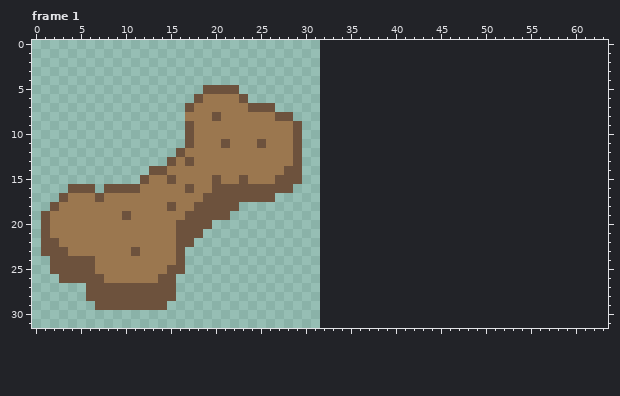
Edited in one commit: pixel-art file (assets/sprite_croquette.aseprite). Above is the file before it was changed.
32x32 pixels, 1 frame. Shown: frame 1. The old version is drawn lined up with the new one, on the new canvas. The commit also changed other frames, which this record leaves out.
And afterwards:
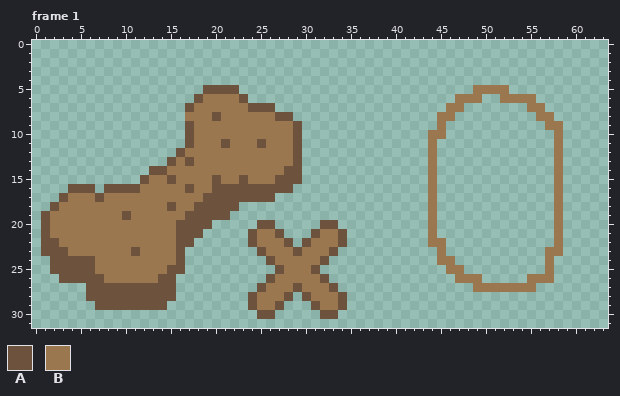
Palette (. is transparent): A #6d523d  B #9b774f
Edits made:
canvas 32x32 -> 64x32
--- frame 1
@@ x 22..60 @@
  4 .......................................
- 5 A......................................
- 6 BA.....................................
- 7 BBAAA..................................
- 8 BBBBBAA................................
- 9 BBBBBBBA...............................
-10 BBBBBBBA...............................
-11 BBBABBBA...............................
-12 BBBBBBBA...............................
-13 BBBBBBBA...............................
-14 BBBBBBAA...............................
-15 BABBBAAA...............................
-16 AAAAAAA................................
-17 AAAAA..................................
-18 A......................................
-19 .......................................
-20 .......................................
-21 .......................................
-22 .......................................
-23 .......................................
-24 .......................................
-25 .......................................
-26 .......................................
-27 .......................................
-28 .......................................
-29 .......................................
-30 .......................................
+ 5 A..........................BBBB........
+ 6 BA.......................BBB..BBBB.....
+ 7 BBAAA...................BB.......BB....
+ 8 BBBBBAA................BB.........BB...
+ 9 BBBBBBBA...............B...........BB..
+10 BBBBBBBA..............BB............B..
+11 BBBABBBA..............B.............B..
+12 BBBBBBBA..............B.............B..
+13 BBBBBBBA..............B.............B..
+14 BBBBBBAA..............B.............B..
+15 BABBBAAA..............B.............B..
+16 AAAAAAA...............B.............B..
+17 AAAAA.................B.............B..
+18 A.....................B.............B..
+19 ......................B.............B..
+20 ...AA.....AA..........B.............B..
+21 ..ABBA...ABBA.........B.............B..
+22 ..ABBBA.ABBBA.........BB............B..
+23 ...ABBBABBBA...........B...........BB..
+24 ....ABBBBBA............BB..........B...
+25 .....ABBBA..............BB.........B...
+26 ....ABBBBBA..............BBB.....BBB...
+27 ...ABBBABBBA...............BBBBBBB.....
+28 ..ABBBA.ABBBA..........................
+29 ..ABBA...ABBA..........................
+30 ...AA.....AA...........................
 31 .......................................
